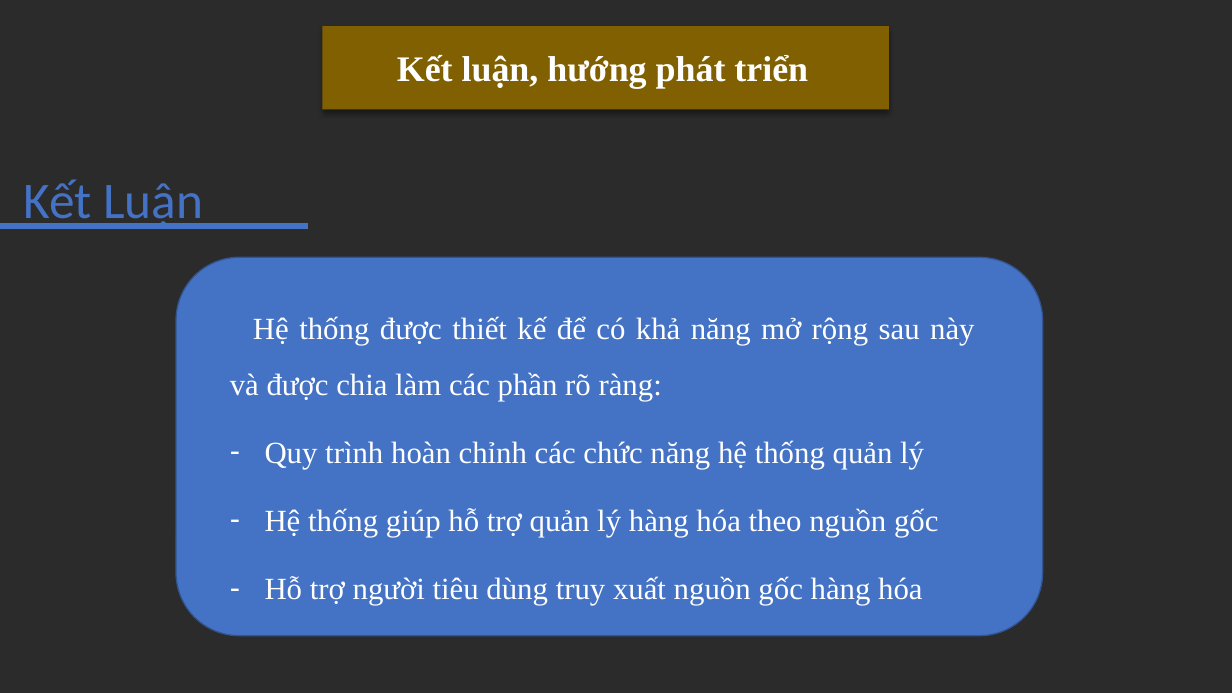
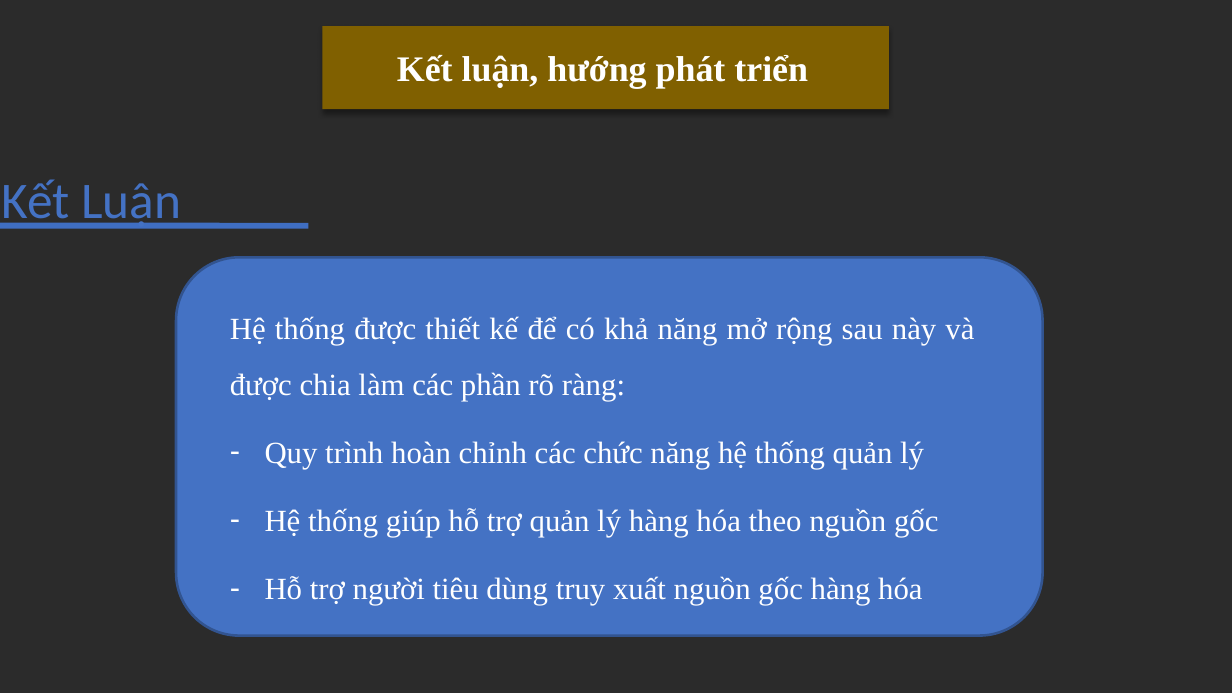
Before and after one commit to hieutran1997/delivery, a slide deck: slide 7 of documents/SlideReport.pptx. Drawn at 1232x693 pixels with LibreOffice and Linux fonts; fonts in the diff are those of the drawing; background and template pictures are left out; a plain dark background stands for a picture behind light text. Boxes give left, top, right and bottom in pixels: in the first picture for what was removed or moved away, otherwise in the second. Text is boxed around its words. In the diff, an @@ line names an element or a change of style, - is before the commit and + after.

```diff
--- a/documents/SlideReport.pptx
+++ b/documents/SlideReport.pptx
@@ text "Kết Luận" moved from (x1=24, y1=179, x2=203, y2=229) to (x1=2, y1=179, x2=181, y2=229) @@
@@ rounded rectangle at (x1=177, y1=257, x2=1043, y2=635): outline #325491 1 pt to #325491 2 pt; proportions changed @@
@@ text "Hệ thống được thiết kế ..." at (x1=230, y1=316, x2=974, y2=605): indent changed @@
```
Also in this commit, not shown: 6 other slides changed, 30 other files.
